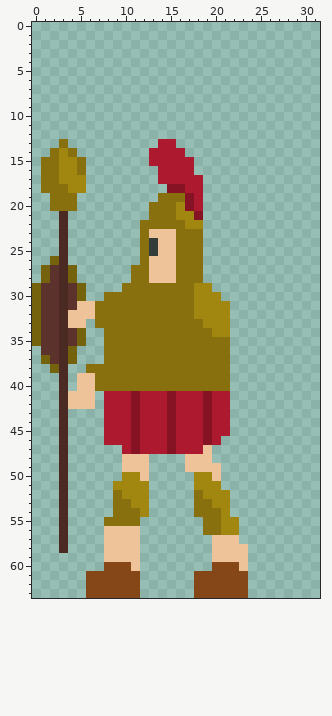
Two states of a pixel-art file, Sprite making/hoplite backward.aseprite. The first picture shows the starting point.
32x64 pixels, 1 frame.
The result:
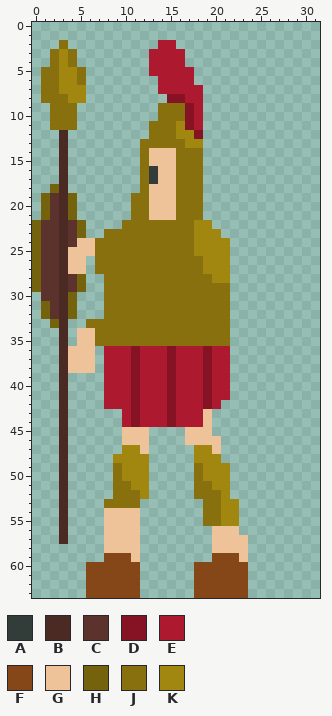
Palette (. is transparent): A #323c39  B #4c2a24  C #5c332c  D #851324  E #ad192f  F #854718  G #eec39a  H #75620c  J #87700d  K #a18610
The exact change:
Changed rows in their new state; - is an unchanged pixel.
first column x 0:
 2 ---J----------EE--------
 3 --JKJ--------EEEE-------
 4 --JKJ--------EEEE-------
 5 -JJKKJ-------EEEEE------
 6 -JJKKJ--------EEEE------
 7 -JJKKK--------EEEEE-----
 8 -JJJKK---------DDEE-----
 9 --JJJ---------JJJDE-----
10 --JJJ---------JJJDE-----
11 --JJJ--------JJJKDE-----
12 ---B---------JJJKKD-----
13 ---B--------JJJJJKK-----
14 --.B.-------JGGGJJJ-----
15 -..B..------JGGGJJJ-----
16 -..B..------JAGGJJJ-----
17 -..B..------JAGGJJJ-----
18 -.HB..------JGGGJJJ-----
19 -HCBH------JJGGG-JJ-----
20 -HCBH------JJGGGJJJ-----
21 -HC-H------JJGGGJJJ-----
22 HCC-CH----JJ-----J-K----
23 HCC-CH--JJJJ-JJJ--KKK---
24 HCC-CGGJJJJJ-JJJ--KKKK--
25 HCC-GGGJJJJJ-JJJ--KKKK--
26 HCC-GG-JJJJJ-JJJ---KKK--
27 HC--GG-JJJJ--JJJ---KKK--
28 HC--CH--JJJ--JJJ---JKK--
29 --------JJ--------JJJJ--
30 .---H.------------JJJJ--
31 .H--H...----------JJJJ--
32 .H--H...----------JJJJ--
33 ..H-..J------------JJJ--
34 ...-.GGJ------------JJ--
35 ...-.GGJ----------------
36 -..-GGG-EEEDEEEDEEEDEE--
37 -..-GGG-EEEDEEEDEEEDEE--
38 --.-GGG.EEEDEEEDEEEDEE--
39 -----...EEEDEEEDEEEDEE--
40 -----...EEEDEEEDEEEDEE--
41 ----...-----------------
42 ----...--------------.--
43 --------..---------G..--
44 --------..---------G..--
45 --------..GGG....GGG..--
46 --------..GGG....GGGG---
47 ----------KKG.....KKG---
48 ---------KKKK----.KKK---
49 ---------JKKK----.JKKK--
50 ---------J--K-----J-KK--
51 ---------JJ-------JJ-K--
52 ----------JJ-------JJ---
53 --------J--J.-----.-J-K-
54 --------GGGG.-----.---K-
55 --------GGGG------------
56 -------------------.GGG-
57 -----------------------G
58 ---.--------------------
59 --------FFF---------FFF-
60 ------FF---F------FF---F
Where, in picture pixels (left, top, right, bottom), the same in both pictures:
changed: (32, 40, 248, 571)
